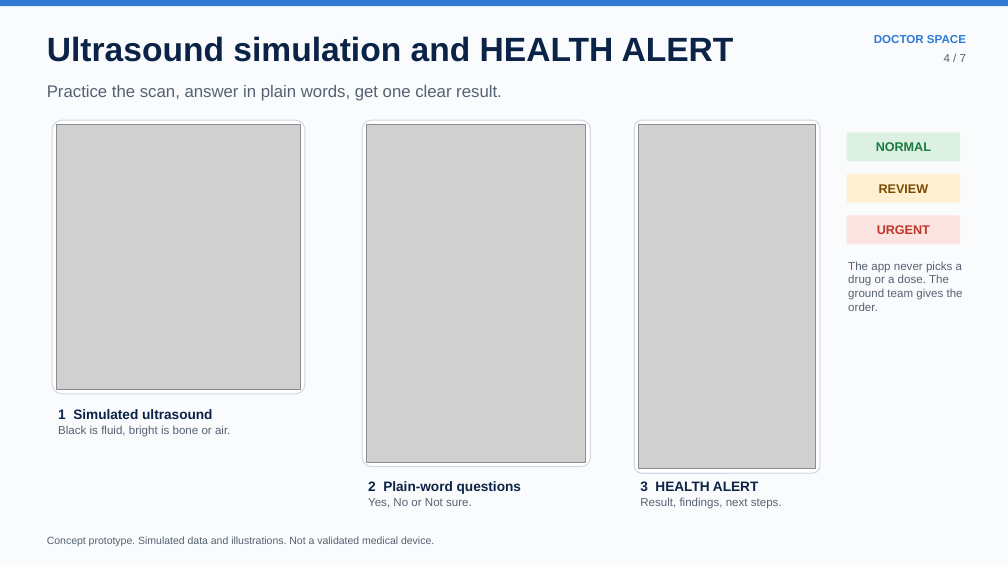
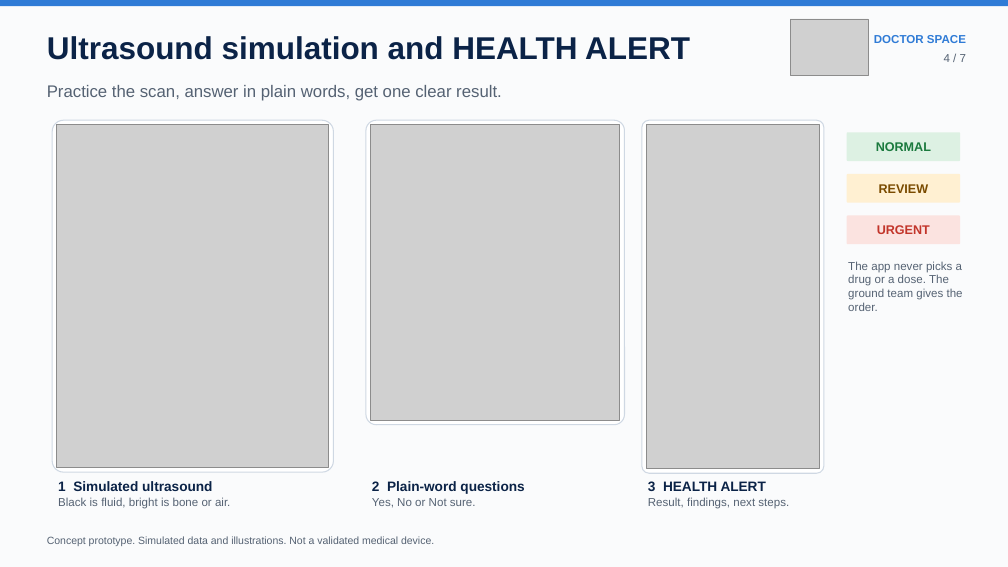
Before and after one commit to alfathitamara/Doctor-Space, a slide deck: slide 4 of deck/Doctor_Space_NASA_SpaceApps_2026.pptx. Drawn at 1008x567 pixels with LibreOffice and Linux fonts; fonts in the diff are those of the drawing; grey boxes stand for pictures. Boxes give left, top, right and bottom in pixels: in the first picture for what was removed or moved away, otherwise in the second. Text is boxed around its words. In the diff, an @@ line names an element or a change of style, - is before the commit and + after.

```diff
--- a/deck/Doctor_Space_NASA_SpaceApps_2026.pptx
+++ b/deck/Doctor_Space_NASA_SpaceApps_2026.pptx
@@ text "Ultrasound simulation and HEALTH ALERT" at (47,36,690,60): size 32 to 30 pt @@
@@ picture added at (790,19,868,76) @@
@@ rounded rectangle: place and size @@
-rounded rectangle at (52,120,305,394)
+rounded rectangle at (52,120,333,472)
@@ picture: place and size @@
-picture at (57,125,300,389)
+picture at (57,125,329,467)
@@ rounded rectangle: place and size @@
-rounded rectangle at (362,120,591,467)
+rounded rectangle at (366,120,625,425)
@@ picture: place and size @@
-picture at (367,125,586,462)
+picture at (371,125,620,420)
@@ rounded rectangle: place and size @@
-rounded rectangle at (634,120,820,473)
+rounded rectangle at (642,120,824,473)
@@ picture: place and size @@
-picture at (639,125,815,469)
+picture at (647,125,820,469)
@@ text "1 Simulated ultrasound": place and size @@
-text "1 Simulated ultrasound" at (58,409,230,437)
+text "1 Simulated ultrasound" at (58,481,230,509)
@@ text "2 Plain-word questions": place and size @@
-text "2 Plain-word questions" at (368,481,521,508)
+text "2 Plain-word questions" at (372,481,524,508)
@@ text "3 HEALTH ALERT": place and size @@
-text "3 HEALTH ALERT" at (640,481,782,509)
+text "3 HEALTH ALERT" at (648,481,789,509)
```
Also in this commit, not shown: 6 other slides changed, 2 other files.
